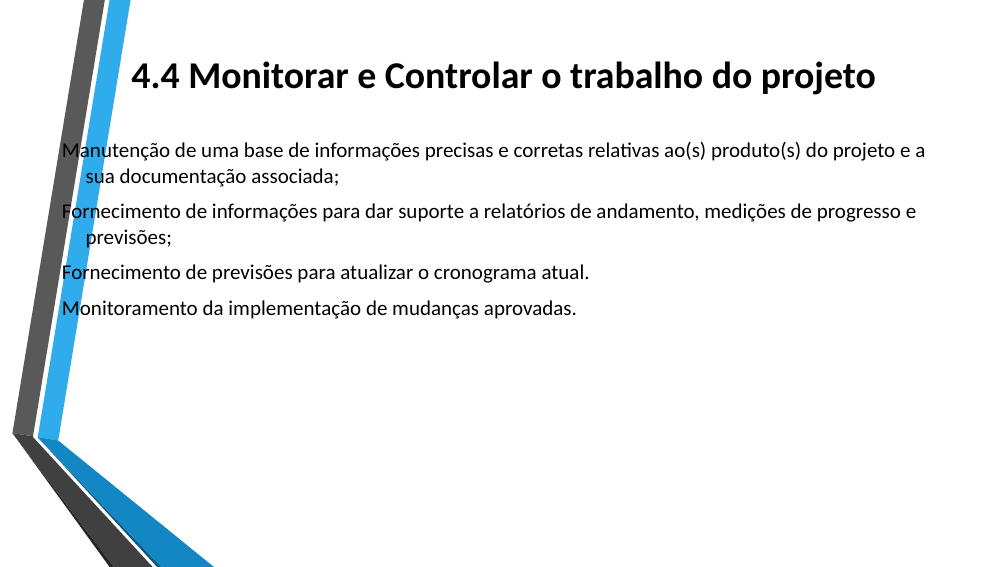
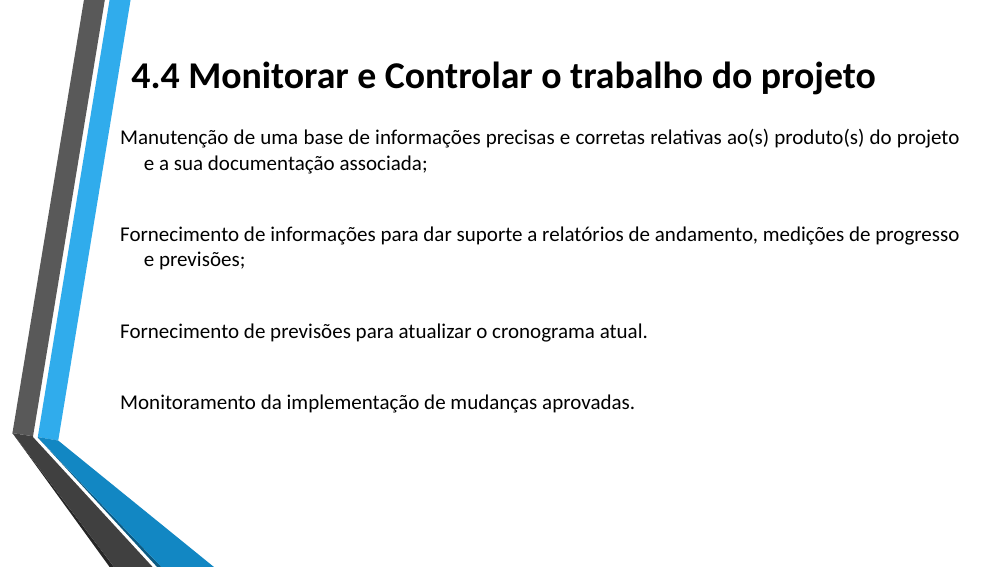
Before and after one commit to jharbes/ADMINISTRACAO-DE-REDES, a slide deck: slide 34 of RELATORIO PROVA P2/relatorio-pmbok-capitulo4-jharbes.pptx. Drawn at 1008x567 pixels with LibreOffice and Linux fonts; fonts in the diff are those of the drawing. Boxes give left, top, right and bottom in pixels: in the first picture for what was removed or moved away, otherwise in the second. Text is boxed around its words. In the diff, an @@ line names an element or a change of style, - is before the commit and + after.

```diff
--- a/RELATORIO PROVA P2/relatorio-pmbok-capitulo4-jharbes.pptx
+++ b/RELATORIO PROVA P2/relatorio-pmbok-capitulo4-jharbes.pptx
@@ text "Manutenção de uma base de ...": place and size @@
-text "Manutenção de uma base de ..." at (62, 140, 925, 321)
+text "Manutenção de uma base de ..." at (120, 129, 959, 413)
@@ text "Manutenção de uma base de ..." at (120, 129, 959, 413): alignment left to justified @@
```
Also in this commit, not shown: 9 other slides changed.
